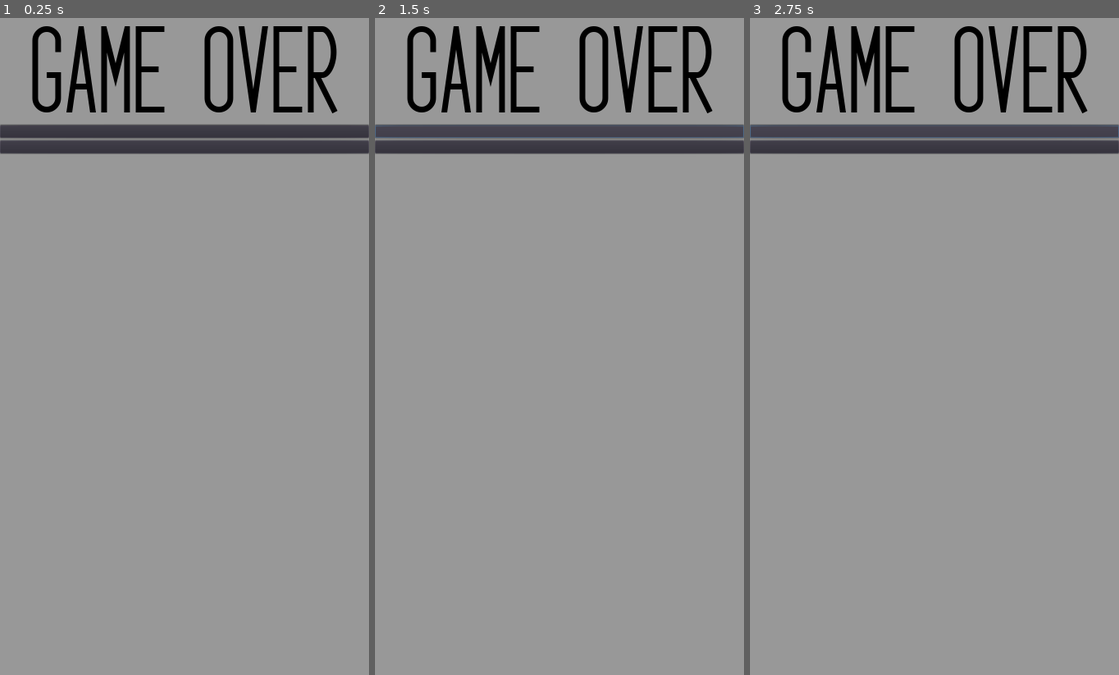
Above: before the commit, frames 1-3 (left to right).
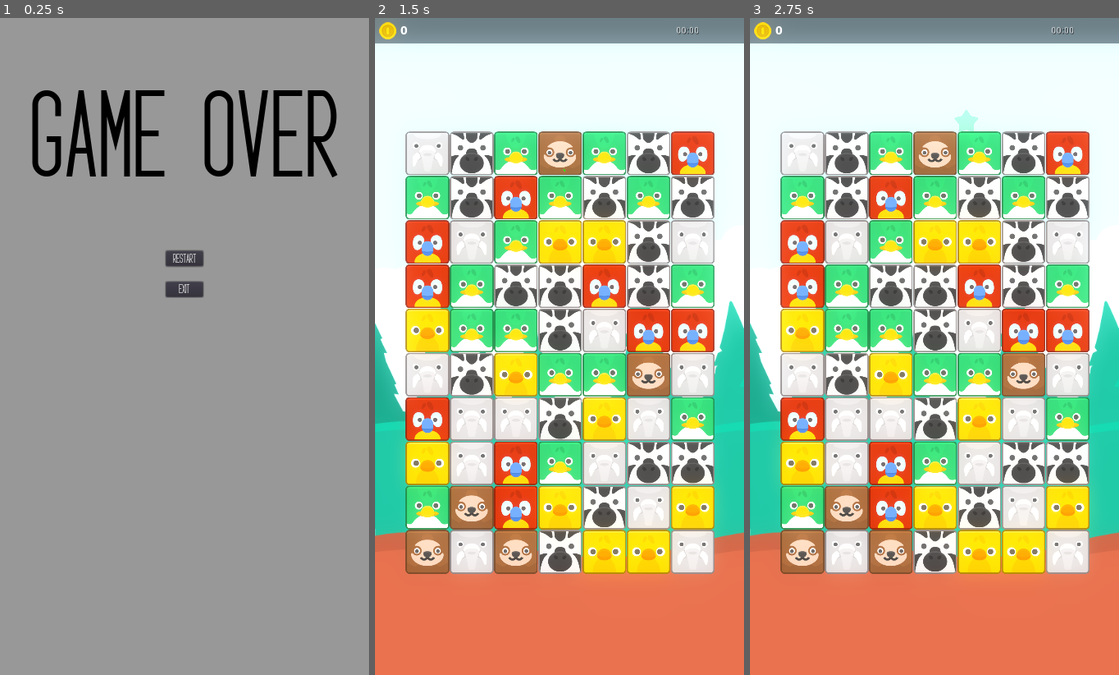
Above: after the commit, the same moments.

Repository: RSCal/Game_Jam-Final_Project
Game: Godot game, scene res://UI/GameOver.tscn
Same seed, same stepped clock (60 frames per second), same inputs: the game is played once before the commit and once after it. This scene is started directly instead of the project's main scene. The engine's default icon, where the game draws it, is replaced by a stand-in: a white triangle on a blue panel in a dark square.
Inputs (mouse positions are in pixels of both pictures, inside the frame that each line leads up to; where the layout moved, square brackets give the same spot in the first picture):
- Up to frame 1 (0.25 s): no input
- Up to frame 2 (1.5 s): click (559, 261) [559, 129] at 0.5 s; click (559, 129) at 1.27 s
- Up to frame 3 (2.75 s): click (934, 129) at 2.02 s

The runs differ from the first frame. In frame 1, 10% of the frame differs, in the area x 0-100%, y 1-43%; in frame 2, 97%, in the area x 0-100%, y 0-100%; in frame 3, 97%.

Commit message:
draft

Diff:
--- /dev/null
+++ b/Exercise-03d-Shaders/UI/GameOver.gd
@@ -0,0 +1,8 @@
+extends CanvasLayer
+
+
+func _on_Restart_pressed():
+	get_tree().change_scene("res://Game.tscn")
+
+func _on_Exit_pressed():
+	get_tree().quit()
--- a/Exercise-03d-Shaders/UI/GameOver.tscn
+++ b/Exercise-03d-Shaders/UI/GameOver.tscn
@@ -1,6 +1,7 @@
-[gd_scene load_steps=4 format=2]
+[gd_scene load_steps=7 format=2]
 
 [ext_resource path="res://Assets/Ignotum.otf" type="DynamicFontData" id=1]
+[ext_resource path="res://UI/GameOver.gd" type="Script" id=2]
 
 [sub_resource type="StyleBoxFlat" id=1]
 
@@ -8,7 +9,14 @@
 size = 150
 font_data = ExtResource( 1 )
 
+[sub_resource type="DynamicFont" id=3]
+font_data = ExtResource( 1 )
+
+[sub_resource type="DynamicFont" id=4]
+font_data = ExtResource( 1 )
+
 [node name="GameOver" type="CanvasLayer"]
+script = ExtResource( 2 )
 
 [node name="PanelContainer" type="PanelContainer" parent="."]
 anchor_right = 1.0
@@ -28,24 +36,47 @@
 [node name="Row" type="VBoxContainer" parent="PanelContainer/MarginContainer"]
 margin_right = 576.0
 margin_bottom = 1024.0
+custom_constants/separation = 100
+
+[node name="CenterContainer2" type="CenterContainer" parent="PanelContainer/MarginContainer/Row"]
+margin_right = 576.0
 
 [node name="Gameover" type="Label" parent="PanelContainer/MarginContainer/Row"]
 modulate = Color( 0, 0, 0, 1 )
+margin_top = 100.0
 margin_right = 576.0
-margin_bottom = 165.0
+margin_bottom = 265.0
 size_flags_vertical = 12
 custom_fonts/font = SubResource( 2 )
 text = "Game Over"
 align = 1
 valign = 1
-percent_visible = -0.125
 
-[node name="Restart" type="Button" parent="PanelContainer/MarginContainer/Row"]
-margin_top = 169.0
+[node name="CenterContainer" type="CenterContainer" parent="PanelContainer/MarginContainer/Row"]
+margin_top = 365.0
 margin_right = 576.0
-margin_bottom = 189.0
+margin_bottom = 438.0
 
-[node name="Exit" type="Button" parent="PanelContainer/MarginContainer/Row"]
-margin_top = 193.0
-margin_right = 576.0
-margin_bottom = 213.0
+[node name="VBoxContainer" type="VBoxContainer" parent="PanelContainer/MarginContainer/Row/CenterContainer"]
+margin_left = 255.0
+margin_right = 321.0
+margin_bottom = 73.0
+custom_constants/separation = 25
+__meta__ = {
+"_edit_use_anchors_": false
+}
+
+[node name="Restart" type="Button" parent="PanelContainer/MarginContainer/Row/CenterContainer/VBoxContainer"]
+margin_right = 66.0
+margin_bottom = 24.0
+custom_fonts/font = SubResource( 3 )
+text = " Restart "
+
+[node name="Exit" type="Button" parent="PanelContainer/MarginContainer/Row/CenterContainer/VBoxContainer"]
+margin_top = 49.0
+margin_right = 66.0
+margin_bottom = 73.0
+custom_fonts/font = SubResource( 4 )
+text = "Exit"
+
+[connection signal="pressed" from="PanelContainer/MarginContainer/Row/CenterContainer/VBoxContainer/Restart" to="." method="_on_Restart_pressed"]
